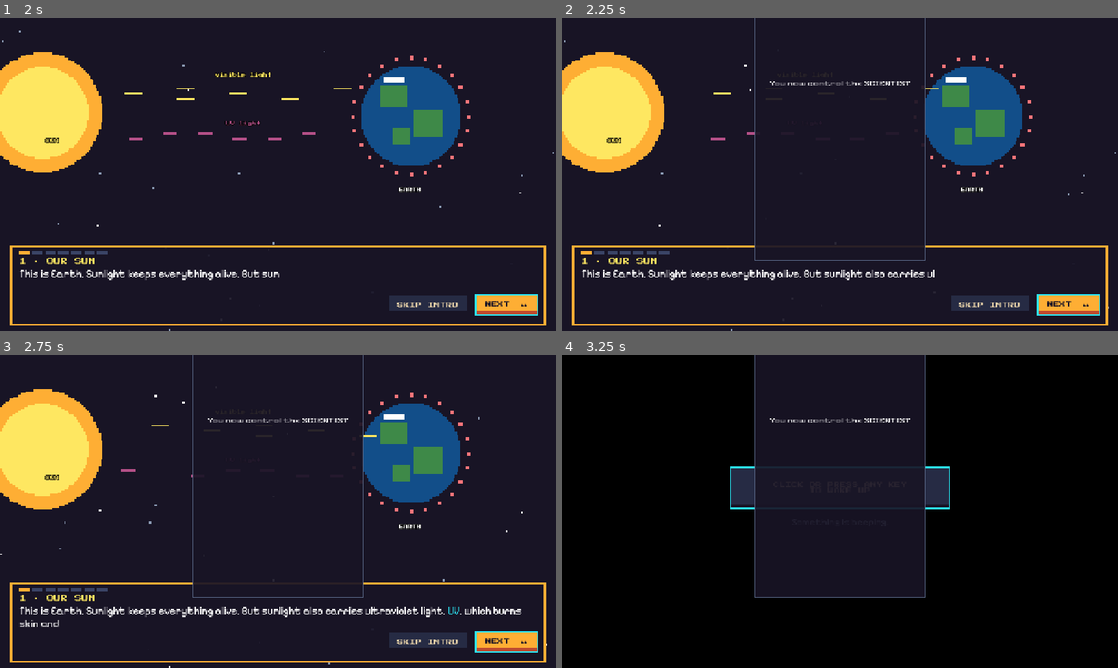
Above: before the commit, frames 1-4 (two rows, left to right).
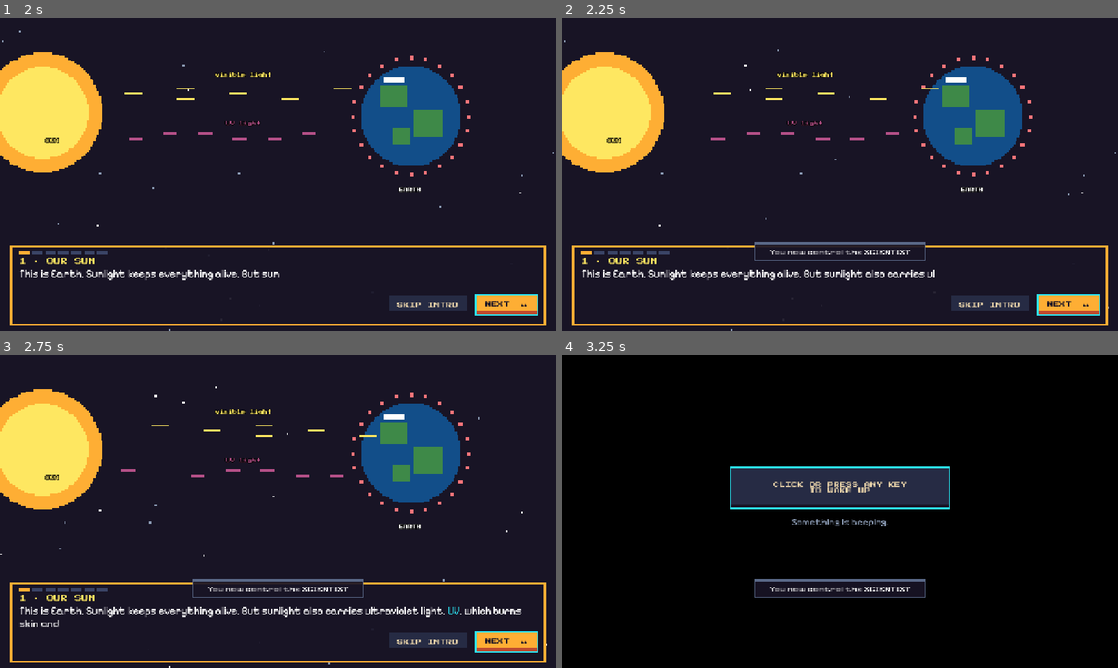
Above: after the commit, the same moments.

Repository: wamos0922/ProjectDawn
Game: Godot game, scene res://game/dawn/title.tscn
Same seed, same stepped clock (60 frames per second), same inputs: the game is played once before the commit and once after it.
Inputs (mouse positions are in pixels of both pictures, inside the frame that each line leads up to):
- Up to frame 1 (2 s): click "PLAY SOLO ▸▸" at 0.5 s; click "START MISSION ▸▸" at 1.25 s
- Up to frame 2 (2.25 s): click (628, 312) at 2.02 s; type "12" at 2.1 s
- Up to frame 3 (2.75 s): no input
- Up to frame 4 (3.25 s): click "SKIP INTRO" at 2.75 s

Frame 1 is identical in both runs. In frame 2, 1.2% of the frame differs, in the area x 34-66%, y 0-76%; in frame 3, 1.2%; in frame 4, 22%.

Commit message:
fix: a small bug

Diff:
--- a/game/dawn/dawn_ui.gd
+++ b/game/dawn/dawn_ui.gd
@@ -303,13 +303,18 @@
 	_toast_l.text = text
 	var w := minf(960.0, DawnTheme.body_font().get_string_size(text, HORIZONTAL_ALIGNMENT_LEFT, -1, 22).x + 40)
 	_toast_l.custom_minimum_size = Vector2(w, 0)
+	_toast_t = seconds
+	_toast.visible = true
+	root.move_child(_toast, -1)
+	_fit_toast()
+	_fit_toast.call_deferred()     # again after the label has wrapped at its real width (the first toast was huge)
+
+
+## Shrinks the toast box to its text and puts it above the bottom of the screen.
+func _fit_toast() -> void:
 	_toast.size = Vector2.ZERO
 	_toast.reset_size()
 	_toast.position = Vector2((1280 - _toast.size.x) / 2.0, 560 - _toast.size.y)
-	_toast_t = seconds
-	_toast.visible = true
-	root.move_child(_toast, -1)
-
 
 func meter(label: String, frac: float) -> void:
 	meter_box.visible = frac >= 0.0
